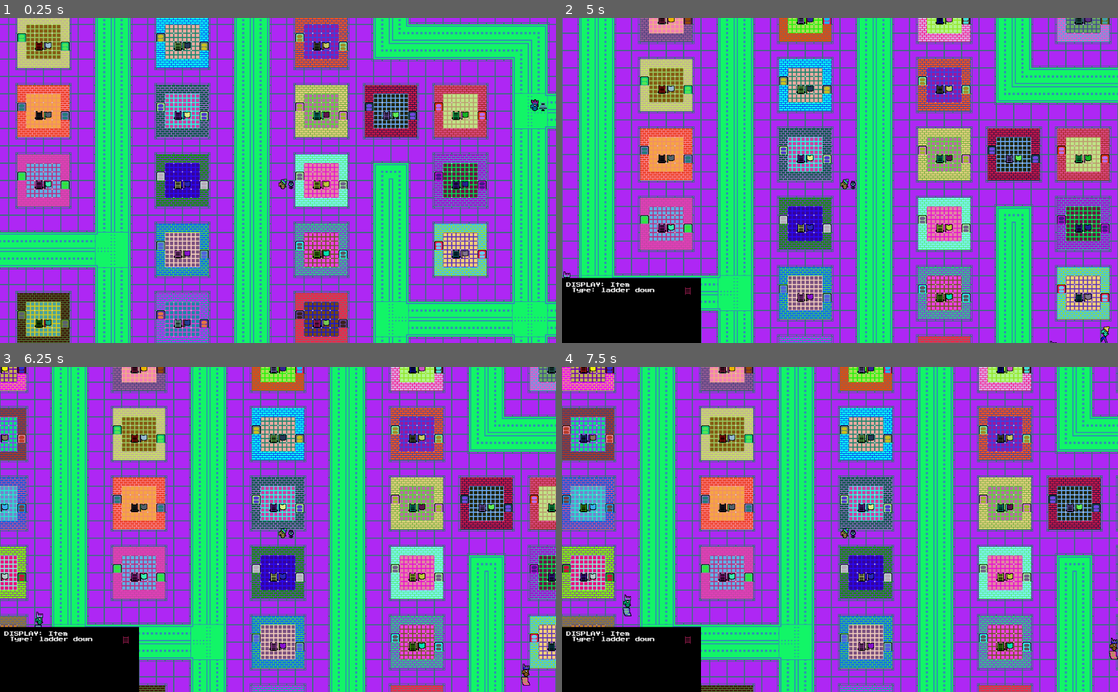
Above: before the commit, frames 1-4 (two rows, left to right).
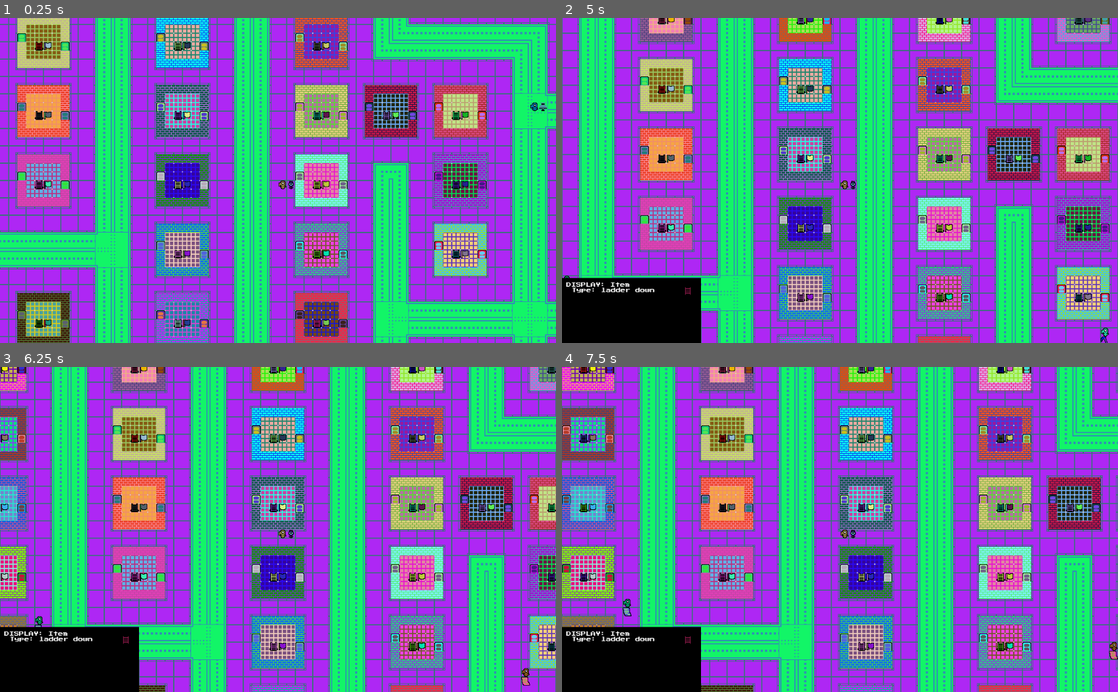
Above: after the commit, the same moments.

Repository: medmaster0/RogueCiv
Game: Godot game, scene res://Game.tscn
Same seed, same stepped clock (60 frames per second), same inputs: the game is played once before the commit and once after it.
Inputs (mouse positions are in pixels of both pictures, inside the frame that each line leads up to):
- Up to frame 1 (0.25 s): no input
- Up to frame 2 (5 s): click (584, 47) at 0.52 s; click (584, 63) at 1.27 s; click (600, 21) at 2.02 s; tap Enter at 4.25 s
- Up to frame 3 (6.25 s): no input
- Up to frame 4 (7.5 s): no input

The runs differ from the first frame. In frame 1, less than 0.1% of the frame differs, in the area x 50-97%, y 25-52%; in frame 2, less than 0.1%, in the area x 0-99%, y 49-100%; in frame 3, less than 0.1%; in frame 4, less than 0.1%.

Commit message:
Laid the framework for clothes items

Diff:
--- /dev/null
+++ b/Scenes/Clothes.tscn
@@ -0,0 +1,70 @@
+[gd_scene load_steps=5 format=2]
+
+[ext_resource path="res://Tiles/clothes/angel_wings.png" type="Texture" id=1]
+[ext_resource path="res://Tiles/clothes/bandanaPrim.png" type="Texture" id=2]
+[ext_resource path="res://Tiles/clothes/bandanaSeco.png" type="Texture" id=3]
+[ext_resource path="res://Scenes/Creature.tscn" type="PackedScene" id=4]
+
+[node name="Clothes" type="Node2D"]
+
+[node name="Angel" type="Node2D" parent="."]
+editor/display_folded = true
+visible = false
+
+[node name="Prim" type="Sprite" parent="Angel"]
+z_index = 1
+texture = ExtResource( 1 )
+centered = false
+offset = Vector2( -1, -19 )
+
+[node name="Bandana" type="Node2D" parent="."]
+
+[node name="Prim" type="Sprite" parent="Bandana"]
+z_index = 1
+texture = ExtResource( 2 )
+centered = false
+offset = Vector2( 0, -8 )
+
+[node name="Seco" type="Sprite" parent="Bandana"]
+z_index = 1
+texture = ExtResource( 3 )
+centered = false
+offset = Vector2( 0, -8 )
+
+[node name="BigBow" type="Node2D" parent="."]
+
+[node name="Cap" type="Node2D" parent="."]
+
+[node name="Crown" type="Node2D" parent="."]
+
+[node name="Demon" type="Node2D" parent="."]
+
+[node name="Doc" type="Node2D" parent="."]
+
+[node name="FeatherHat" type="Node2D" parent="."]
+
+[node name="Hood" type="Node2D" parent="."]
+
+[node name="Jester" type="Node2D" parent="."]
+
+[node name="LilBow" type="Node2D" parent="."]
+
+[node name="Masq" type="Node2D" parent="."]
+
+[node name="Mohawk" type="Node2D" parent="."]
+
+[node name="Nurse" type="Node2D" parent="."]
+
+[node name="ParasolHat" type="Node2D" parent="."]
+
+[node name="Tie" type="Node2D" parent="."]
+
+[node name="TopHat" type="Node2D" parent="."]
+
+[node name="VeilDancer" type="Node2D" parent="."]
+
+[node name="Witch" type="Node2D" parent="."]
+
+[node name="WitchDoctor" type="Node2D" parent="."]
+
+[node name="Creature" parent="." instance=ExtResource( 4 )]
--- a/Scenes/Creature.tscn
+++ b/Scenes/Creature.tscn
@@ -28,5 +28,6 @@
 flat = true
 
 [node name="Hat" parent="." instance=ExtResource( 5 )]
+visible = false
 position = Vector2( 0, -8 )
 [connection signal="pressed" from="SelectButton" to="." method="_on_SelectButton_pressed"]
Binary file added: Tiles/clothes/angel_wings.png
Not shown, added: Tiles/clothes/angel_wings.png.import
Binary file added: Tiles/clothes/bandanaPrim.png
Not shown, added: Tiles/clothes/bandanaPrim.png.import
Binary file added: Tiles/clothes/bandanaSeco.png
Not shown, added: Tiles/clothes/bandanaSeco.png.import
Binary file added: Tiles/clothes/bigBow.pngPrim.png
Not shown, added: Tiles/clothes/bigBow.pngPrim.png.import
Binary file added: Tiles/clothes/bigBow.pngSeco.png
Not shown, added: Tiles/clothes/bigBow.pngSeco.png.import
Binary file added: Tiles/clothes/bigBow.pngTert.png
Not shown, added: Tiles/clothes/bigBow.pngTert.png.import
(and 74 more such lines)
